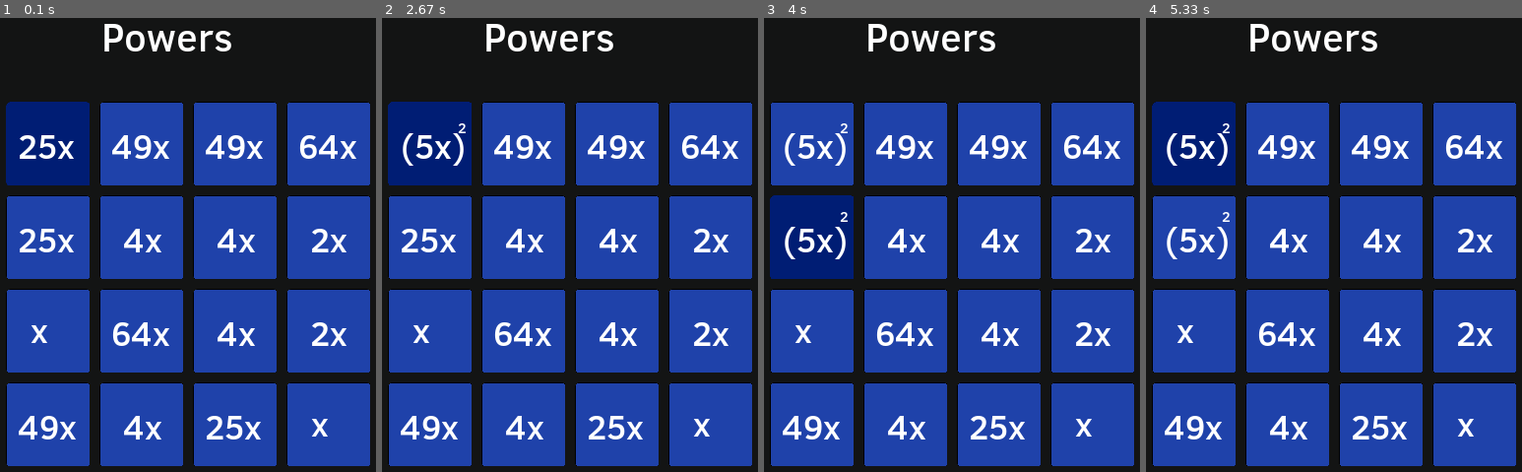
Above: before the commit, frames 1-4 (left to right).
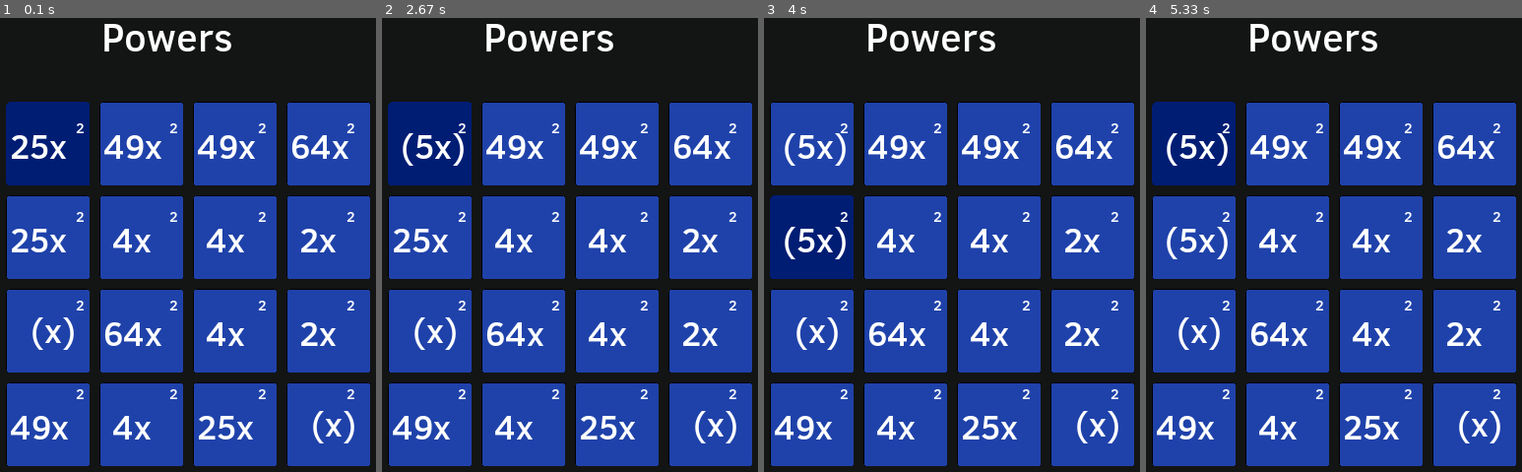
Above: after the commit, the same moments.

Repository: james-11t/Puzzle-game-in-pygame
Game: pygame game, started from puzzle game.py
Two runs of this game, one before a commit and one after it. Both use one fixed random seed, a clock stepped at 60 frames per second and the inputs below.
Inputs (mouse positions are in pixels of both pictures, inside the frame that each line leads up to):
- Up to frame 1 (0.1 s): no input
- Up to frame 2 (2.67 s): hold Up 0.83-1.3 s; tap Space at 1.83, 2.23, 2.53 s; hold Left from 2.17 s (still down)
- Up to frame 3 (4 s): release Left at 2.7 s; hold Down 2.73-3.07 s; move the mouse to (967, 335) at 2.77 s; tap Space at 2.8 s; press the mouse at (outside the picture) at 3.75 s; move the mouse to (955, 276) at 3.85 s; release the mouse at (outside the picture) at 3.98 s
- Up to frame 4 (5.33 s): hold Up 4.42-4.78 s; tap Space at 4.48, 4.88, 5.18 s; hold Right from 4.82 s (still down)

The runs differ from the first frame. In frame 1, 7.1% of the frame differs, in the area x 2-95%, y 23-94%; in frame 2, 6.6%; in frame 3, 6.1%; in frame 4, 6.1%.

Commit message:
Update puzzle game.py

Diff:
--- a/puzzle game.py
+++ b/puzzle game.py
@@ -5,8 +5,10 @@
 from sys import exit
 pygame.init()
 pygame.display.set_caption("Powers")
-global userscore
+firstconvert = False
 timeout = False
+oneturn = False
+dragging = False
 convert = False
 count = 0
 clicked = ''
@@ -15,7 +17,8 @@
 screen.fill('#131414')
 text = pygame.font.Font('C:/Users/Family/Documents/ClearSans-Medium.ttf',35)
 coefficients = [1,2,4,25,49,64]
-powers = [1,1,1,1,1,1,1,1,1,1,1,1,1,1,1,1]
+powers = [2,2,2,2,2,2,2,2,2,2,2,2,2,2,2,2]
+brackets = [0,0,0,0,0,0,0,0,0,0,0,0,0,0,0,0]
 powerxpos = [219, 314, 404, 494, 219, 314, 404, 494, 219, 314, 404, 494, 219, 314, 404, 494 ]
 powerypos = [150, 150, 150, 150, 240, 240, 240, 240, 330, 330, 330, 330, 420, 420, 420, 420 ]
 powertext = pygame.font.Font('C:/Users/Family/Documents/ClearSans-Medium.ttf',15)
@@ -60,7 +63,10 @@
 
             else:
                 if powers[current] != 1:
-                    thetexts = text.render('(' + (str((currentcoefficients[current] )) + 'x)'),True,'white')
+                    if brackets[current] == 0:
+                        thetexts = text.render((str((currentcoefficients[current] )) + 'x'),True,'white')
+                    else:
+                        thetexts = text.render('(' + (str((currentcoefficients[current] )) + 'x)'),True,'white')
                 else:
                     thetexts = text.render((str((currentcoefficients[current] )) + 'x'),True,'white')
             powerblit = powertext.render((str(powers[current])),True,'white')
@@ -102,6 +108,7 @@
                         currentcoefficients[tempstore] = int(math.sqrt(currentcoefficients[tempstore]))
                         thepower = int(math.log(temp,currentcoefficients[tempstore]))
                         powers[tempstore] = thepower
+                        brackets[current] = 1
 
 
 
@@ -156,7 +163,7 @@
         while i != 15 or inserted != True:
             if currentcoefficients[i] == 0:
                 currentcoefficients[i] = random.choice(coefficients)
-                powers[i] = 1
+                powers[i] = 2
                 inserted = True
                 draw(count)
             else:
